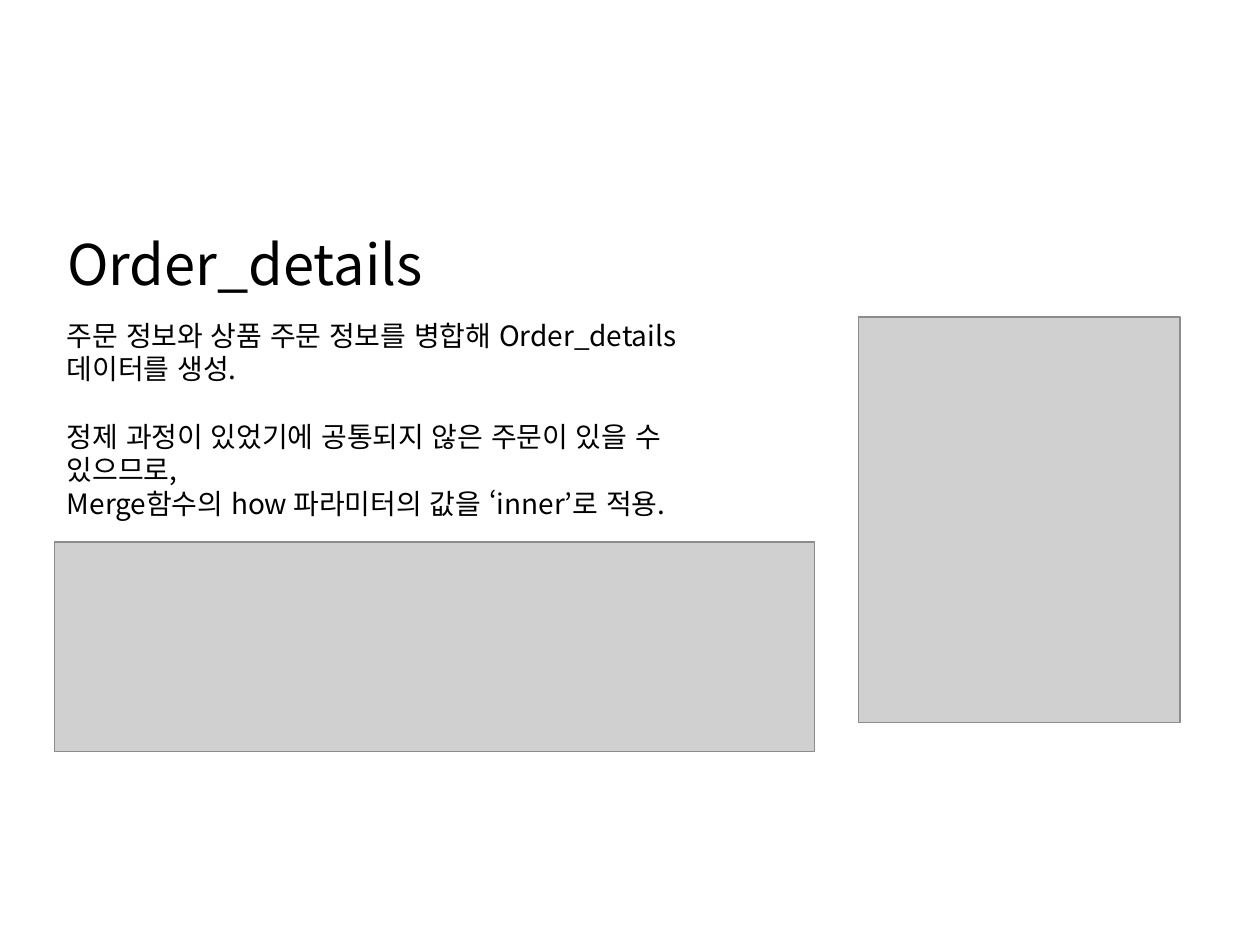
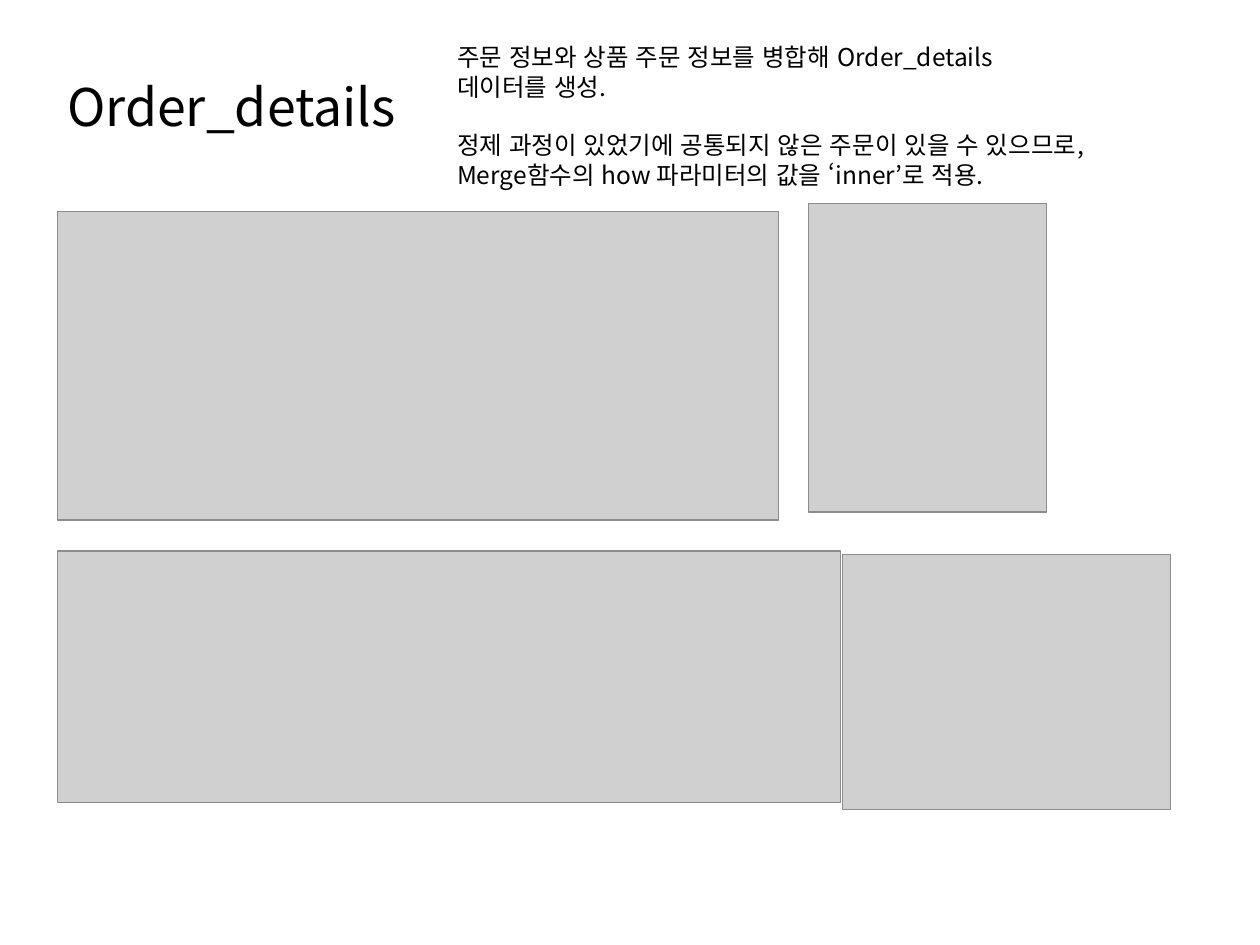
Before and after one commit to WasVelinn/1stPerSonalProjecT, a slide deck: slide 22 of 프레젠테이션1.pptx. Drawn at 1260x945 pixels with LibreOffice and Linux fonts; fonts in the diff are those of the drawing; grey boxes stand for pictures. Boxes give left, top, right and bottom in pixels: in the first picture for what was removed or moved away, otherwise in the second. Text is boxed around its words. In the diff, an @@ line names an element or a change of style, - is before the commit and + after.

```diff
--- a/프레젠테이션1.pptx
+++ b/프레젠테이션1.pptx
@@ text "주문 정보와 상품 주문 정보를 ...": place and size @@
-text "주문 정보와 상품 주문 정보를 ..." at (67, 322, 676, 521)
+text "주문 정보와 상품 주문 정보를 ..." at (457, 45, 1084, 190)
@@ text "주문 정보와 상품 주문 정보를 ..." at (457, 45, 1084, 190): size 16 to 14 pt @@
@@ text "Order_details": place and size @@
-text "Order_details" at (67, 240, 422, 293)
+text "Order_details" at (67, 84, 396, 134)
@@ text "Order_details" at (67, 84, 396, 134): size 32 to 29.6 pt @@
@@ picture added at (809, 204, 1047, 513) @@
@@ picture added at (58, 212, 779, 520) @@
@@ picture removed at (858, 318, 1179, 723) @@
@@ picture: place and size @@
-picture at (54, 542, 814, 751)
+picture at (58, 551, 840, 801)
@@ picture added at (843, 554, 1171, 810) @@
```
Also in this commit, not shown: 39 other slides changed, 2 slides added, 2 slides removed, 18 other files.
